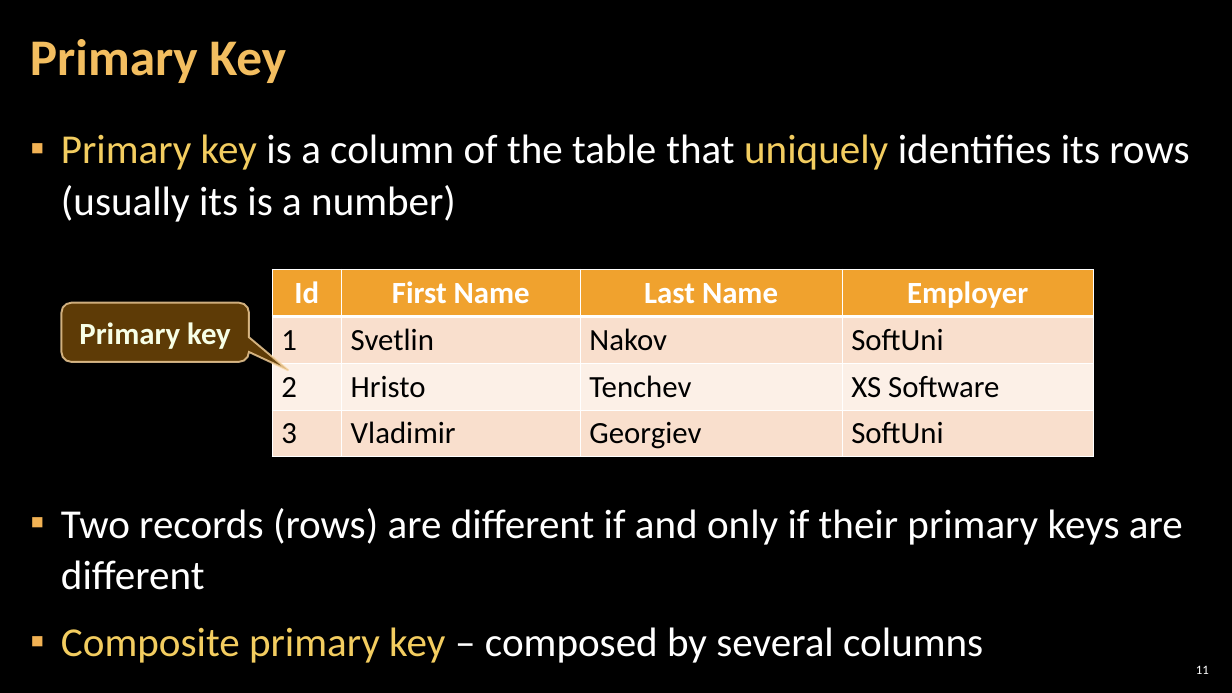
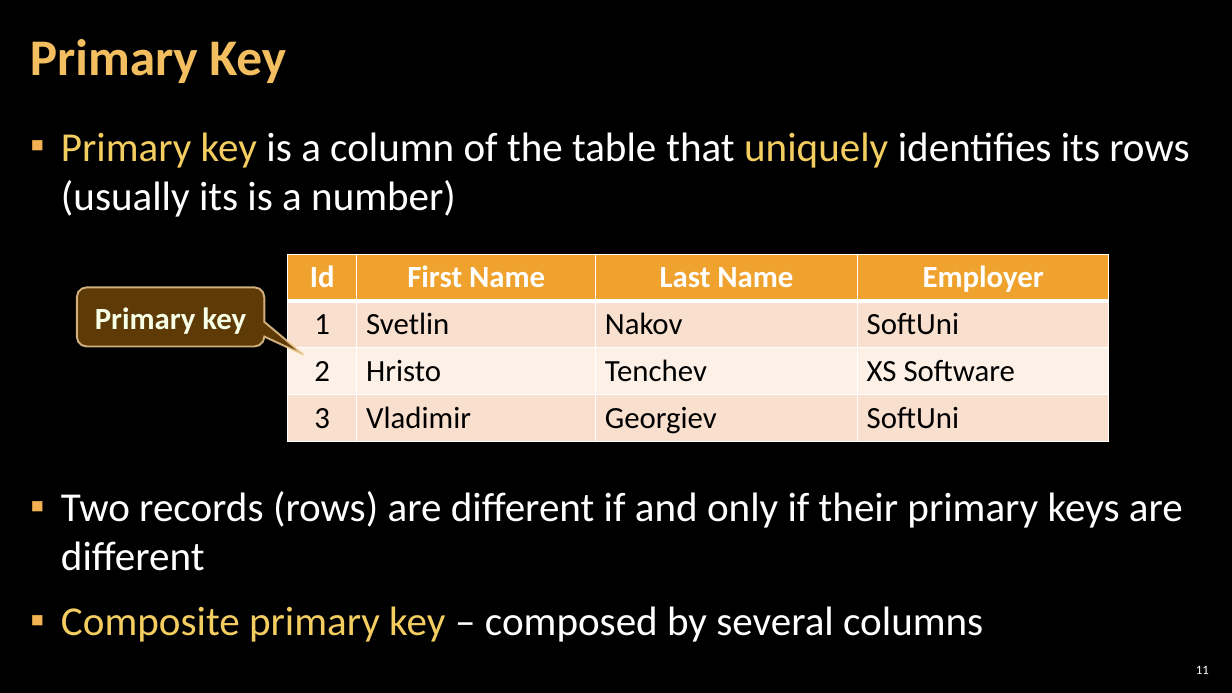
Before and after one commit to TeodorPenev/SoftUni, a slide deck: slide 11 of Advanced Level - Back-end/Databases/Presentation/1. Database-Systems-Overview.pptx. Drawn at 1232x693 pixels with LibreOffice and Linux fonts; fonts in the diff are those of the drawing; background and template pictures are left out. Boxes give left, top, right and bottom in pixels: in the first picture for what was removed or moved away, otherwise in the second. Text is boxed around its words. In the diff, an @@ line names an element or a change of style, - is before the commit and + after.

```diff
--- a/Advanced Level - Back-end/Databases/Presentation/1. Database-Systems-Overview.pptx
+++ b/Advanced Level - Back-end/Databases/Presentation/1. Database-Systems-Overview.pptx
@@ text "Primary key is a column ..." at (x1=61, y1=132, x2=1189, y2=642): line spacing 1.05 to 1 @@
@@ table at (x1=287, y1=254, x2=1108, y2=439) @@
@@ alignment left to centre @@
@@ table moved from (x1=273, y1=270, x2=1093, y2=455) to (x1=287, y1=254, x2=1108, y2=439) @@
@@ rounded speech box "Primary key" moved from (x1=61, y1=303, x2=249, y2=362) to (x1=77, y1=287, x2=264, y2=347) @@
```
Also in this commit, not shown: 29 other slides changed, 8 other files.
